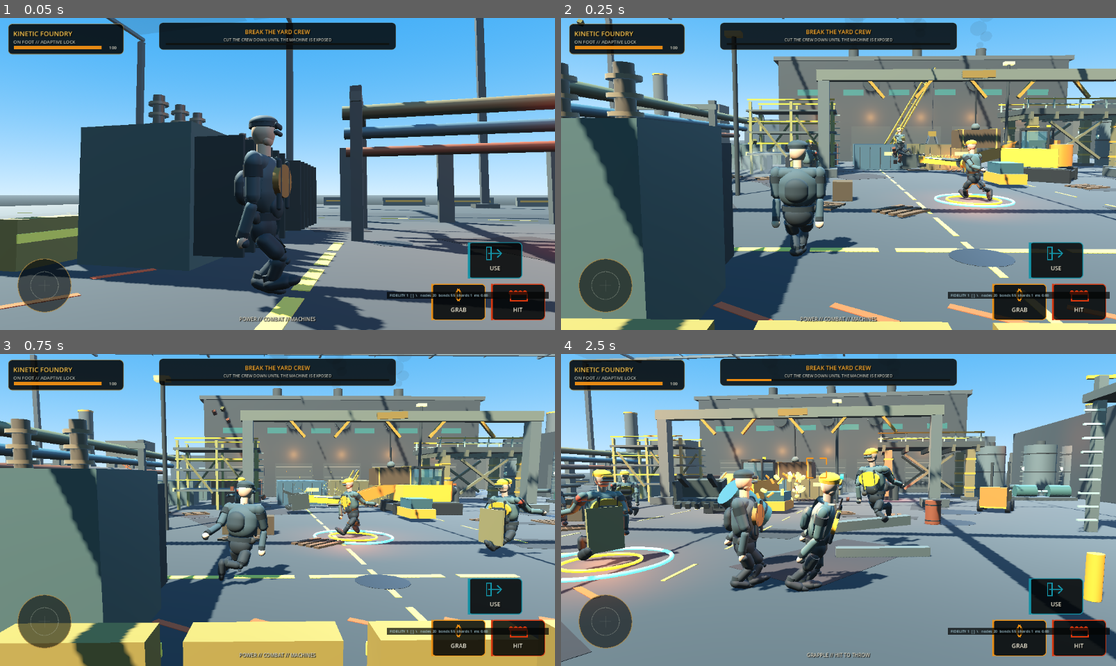
Above: before the commit, frames 1-4 (two rows, left to right).
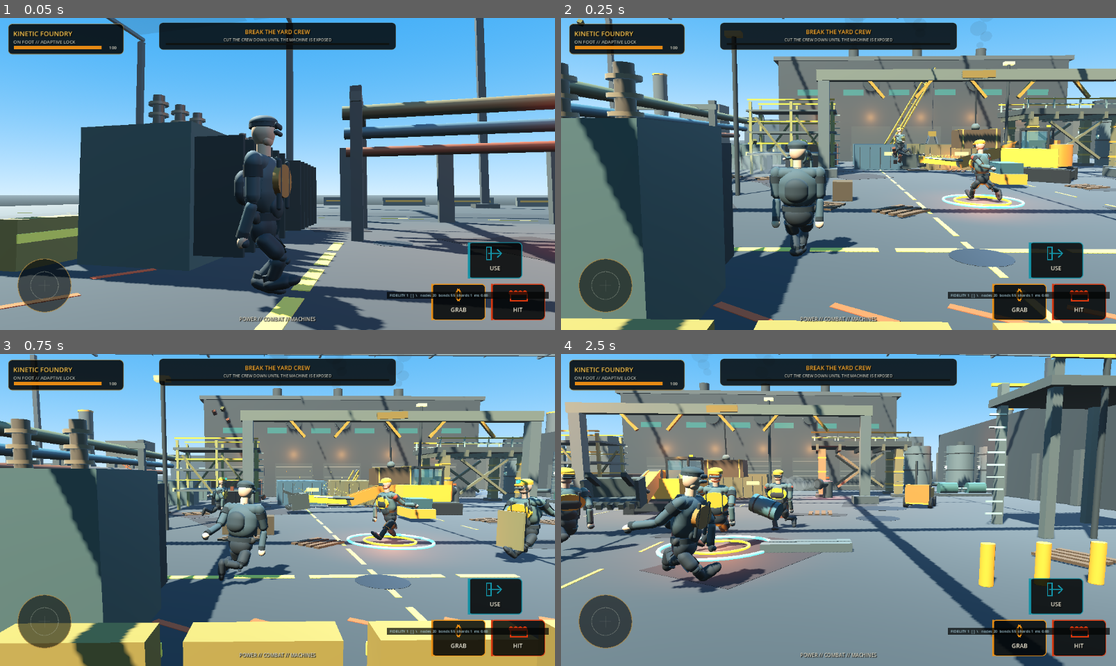
Above: after the commit, the same moments.

Repository: IssisX/kinetic-foundry-
Game: Godot game, scene res://Main.tscn
The game is run twice, just before and just after one commit, with the same random seed, the same clock (stepped at 60 frames per second) and the same inputs.
Inputs (mouse positions are in pixels of both pictures, inside the frame that each line leads up to):
- Up to frame 1 (0.05 s): no input
- Up to frame 2 (0.25 s): no input
- Up to frame 3 (0.75 s): move the mouse to (399, 494) at 0.52 s; hold D from 0.53 s (still down); hold E from 0.53 s (still down); click (399, 494) at 0.67 s
- Up to frame 4 (2.5 s): release D at 1.25 s; release E at 1.25 s; drag from (727, 525) to (810, 572) at 1.27 s; move the mouse to (894, 441) at 2.02 s; hold D from 2.03 s (still down); hold K from 2.03 s (still down)

Frame 1 is identical in both runs. In frame 2, 1.4% of the frame differs, in the area x 39-84%, y 37-62%; in frame 3, 4.8%; in frame 4, 51%, in the area x 0-100%, y 0-100%.

Commit message:
Give struck steel a real ring, and wire two built-but-dead states
Audit of the whole spec-pack run turned up two systems that were built
and then never connected to anything: shimmer_m has existed in the
shader since the material substrate work, read by the vertex shader
every frame, and nothing ever called set_shader_parameter on it - it was
permanently 0.0. SurfaceState.traction_scale() and
MaterialResponse.traction_at() existed with the same status: built,
correct, zero call sites in player.gd or enemy.gd.

ModalResonator closes the first one properly instead of just feeding a
number into the dead uniform. A struck body now has 2-3 damped
oscillator modes (the closed-form integrator elite-solvers spec 11.4
already specifies), excited by the acoustic energy share every impact
already computes and decaying on its own - a plate rings after the
bucket lands, it does not just flash and go static. It hangs off
MaterialResponse, the single existing seam every impact/fracture call
already passes through, so no call site needed to change to benefit:
register once, every future consumer (audio, camera) reads the same
state later without re-deriving it. Shimmer amplitude comes out of the
same E -> velocity relation used everywhere else this session
(EnergyPartition), not a tuned constant, so it is already in the
right units - millimeters for a real hit, low-single-digit peaking
near the clamp only for a full collapse.

Traction is now a real cost: an oiled or wet patch measurably slows the
player and enemies who stand on it, read from the same SurfaceState
channel a hydraulic leak already fills. It was sitting there as pure
dead code with a correct implementation and no consumer.

Co-Authored-By: Claude Sonnet 5 <noreply@anthropic.com>
Claude-Session: https://claude.ai/code/session_01NmC9pgUd5zju3EFsb3vJTB

Diff:
--- a/scripts/deformation_skin.gd
+++ b/scripts/deformation_skin.gd
@@ -17,6 +17,10 @@
 var base_color := Color(0.28, 0.29, 0.27)
 var material_id := FoundryMaterial.STRUCTURAL_STEEL
 var surface_state: SurfaceState
+## The body whose resonance drives shimmer. Not necessarily the same object
+## the surface_state is bound to (it usually is), kept separate so a skin
+## can shimmer with a body's ring without also inheriting its paint.
+var resonance_source: Object
 var _surface: MeshInstance3D
 var _cracks: MeshInstance3D
 var _surface_material: ShaderMaterial
@@ -84,16 +88,36 @@
     _push_surface_uniforms()
 
 
+## Defaults to the surface_state's own body the first time it is bound, so
+## callers that only ever had one body to give (the common case) do not
+## need a second call.
+func bind_resonance_source(body: Object) -> void:
+    resonance_source = body
+
+
 func refresh(force: bool = false) -> void:
     if network == null or _surface == null:
         return
     _push_surface_uniforms()
+    _push_resonance_uniform()
     var revision: int = network.get_revision()
     if not force and revision == _seen_revision:
         return
     _seen_revision = revision
     _rebuild_surface()
     _rebuild_cracks()
+
+
+## Unconditional every call: a ringing plate's amplitude changes every
+## frame with no new damage/exposure event, so it cannot wait on the
+## surface_state revision guard the way paint/oxidation can.
+func _push_resonance_uniform() -> void:
+    if resonance_source == null or _surface_material == null:
+        return
+    _surface_material.set_shader_parameter(
+        "shimmer_m",
+        MaterialResponse.resonance_shimmer(resonance_source)
+    )
 
 
 func _push_surface_uniforms() -> void:
--- a/scripts/enemy.gd
+++ b/scripts/enemy.gd
@@ -227,6 +227,20 @@
     target = node
 
 
+## Same coupling as the player: an oiled or wet patch costs grip, not just
+## the body standing directly on the leak.
+func _ground_traction() -> float:
+    if not is_on_floor():
+        return 1.0
+    var collision := get_last_slide_collision()
+    if collision == null:
+        return 1.0
+    var collider := collision.get_collider()
+    if collider == null:
+        return 1.0
+    return MaterialResponse.traction_at(collider)
+
+
 func take_hit(force: Vector3, damage: float) -> void:
     if dead:
         return
@@ -435,8 +449,9 @@
         var move_dir := (
             dir + tangent * flank_weight + separation * 0.85
         ).normalized()
-        velocity.x = move_toward(velocity.x, move_dir.x * speed, 18.0 * delta)
-        velocity.z = move_toward(velocity.z, move_dir.z * speed, 18.0 * delta)
+        var ground_speed := speed * _ground_traction()
+        velocity.x = move_toward(velocity.x, move_dir.x * ground_speed, 18.0 * delta)
+        velocity.z = move_toward(velocity.z, move_dir.z * ground_speed, 18.0 * delta)
         rotation.y = rotate_toward(
             rotation.y,
             atan2(-dir.x, -dir.z),
--- a/scripts/material_response.gd
+++ b/scripts/material_response.gd
@@ -10,6 +10,7 @@
 
 const ImpactFxScript = preload("res://scripts/impact_fx.gd")
 const MaterialFxScript = preload("res://scripts/material_fx.gd")
+const ModalResonatorScript = preload("res://scripts/modal_resonator.gd")
 
 const EVENT_IMPACT := "impact"
 const EVENT_SCRAPE := "scrape"
@@ -28,6 +29,7 @@
 
 var _surfaces: Dictionary = {}
 var _scrape_bank: Dictionary = {}
+var _resonators: Dictionary = {}
 var _decay_clock := 0.0
 var _live_fx := 0
 var _events_this_second := 0
@@ -45,6 +47,8 @@
         _event_rate = float(_events_this_second) / _event_clock
         _events_this_second = 0
         _event_clock = 0.0
+
+    _step_resonators(delta)
 
     _decay_clock += delta
     if _decay_clock < DECAY_INTERVAL:
@@ -134,6 +138,7 @@
         area,
         float(options.get("fracture", 0.0))
     )
+    _excite(target, mass, float(terms.acoustic))
     _spawn_effects(target, world_point, direction, state, consequence, pairing)
     _emit(
         str(options.get("type", EVENT_IMPACT)),
@@ -397,6 +402,76 @@
     for key in dead:
         _surfaces.erase(key)
         _scrape_bank.erase(key)
+        _resonators.erase(key)
+
+
+## Lazily created only for bodies something has actually excited, keyed off
+## the same catalog identity as everything else - a hardened tool rings
+## differently than concrete because it is registered as different steel,
+## not because it has a second, private frequency table.
+func _resonator_for(target: Object) -> ModalResonator:
+    if target == null:
+        return null
+    var key := target.get_instance_id()
+    var existing: ModalResonator = _resonators.get(key)
+    if existing != null:
+        return existing
+    var data := FoundryMaterial.of(material_of(target))
+    var base_hz := float(data.get("ring_hz", 285.0))
+    var created := ModalResonatorScript.new()
+    created.configure(
+        [base_hz * 0.55, base_hz * 0.87, base_hz * 1.4],
+        [0.045, 0.05, 0.065]
+    )
+    _resonators[key] = created
+    return created
+
+
+## Public seam for transmitted vibration that should ring a body without
+## touching its surface history - a support hit shaking the deck it holds
+## up, not a direct contact on the deck's own face.
+func excite_resonance(target: Object, mass: float, energy: float) -> void:
+    _excite(target, mass, float(EnergyPartition.split(energy).acoustic))
+
+
+func _excite(target: Object, mass: float, acoustic_energy: float) -> void:
+    if target == null or acoustic_energy <= 0.0:
+        return
+    # Same E -> velocity relation used everywhere else in this game
+    # (EnergyPartition.kinetic_impulse), applied to a small effective modal
+    # mass rather than the whole body: only a fraction of a plate actually
+    # participates in any one vibration mode.
+    var modal_mass := maxf(mass * 0.02, 0.5)
+    var kick := sqrt(2.0 * acoustic_energy / modal_mass)
+    _resonator_for(target).excite(kick)
+
+
+func _step_resonators(delta: float) -> void:
+    for key in _resonators:
+        (_resonators[key] as ModalResonator).step(delta)
+
+
+## A component that fractures does not hand its shards the parent's ring.
+func kill_resonance(target: Object) -> void:
+    if target == null:
+        return
+    var res: ModalResonator = _resonators.get(target.get_instance_id())
+    if res != null:
+        res.kill()
+
+
+## Meters of normal-offset shimmer. The velocity-kick derivation in
+## _excite already yields a physically-scaled displacement in meters (a
+## moderate hit rings low-single-digit millimeters, a full collapse peaks
+## close to the clamp) - this only guards the shader uniform against an
+## unbounded value, it does not re-scale the physics.
+func resonance_shimmer(target: Object) -> float:
+    if target == null:
+        return 0.0
+    var res: ModalResonator = _resonators.get(target.get_instance_id())
+    if res == null:
+        return 0.0
+    return clampf(res.amplitude(), -0.012, 0.012)
 
 
 func _consequence(
--- /dev/null
+++ b/scripts/modal_resonator.gd
@@ -0,0 +1,88 @@
+class_name ModalResonator
+extends RefCounted
+
+## A struck body rings and decays instead of the impact being a single
+## instantaneous flash. Two to three vibration modes, integrated with the
+## closed-form damped oscillator (elite-solvers spec §11.4) rather than an
+## exponential "s *= 0.98" fade. One state, read by shader shimmer and (in
+## future) continuous audio - not two independently-authored effects.
+
+var _omega: Array[float] = []
+var _zeta: Array[float] = []
+var _coupling: Array[float] = []
+var _s: Array[float] = []
+var _v: Array[float] = []
+var _asleep_frames := 0
+
+const SLEEP_AMPLITUDE := 0.00003
+const SLEEP_FRAMES_REQUIRED := 20
+
+
+func configure(frequencies_hz: Array, damping_ratios: Array) -> void:
+    _omega.clear()
+    _zeta.clear()
+    _coupling.clear()
+    _s.clear()
+    _v.clear()
+    for i in frequencies_hz.size():
+        _omega.append(TAU * float(frequencies_hz[i]))
+        _zeta.append(
+            float(damping_ratios[i]) if i < damping_ratios.size() else 0.045
+        )
+        # Higher modes couple more weakly to a single point excitation.
+        _coupling.append(1.0 / float(i + 1))
+        _s.append(0.0)
+        _v.append(0.0)
+
+
+## A velocity kick, not a position kick: this is the same E -> impulse
+## relation used everywhere else in this game (EnergyPartition), so a hard
+## hit rings harder than a soft one for a physically consistent reason.
+func excite(velocity_kick: float) -> void:
+    for i in _v.size():
+        _v[i] += velocity_kick * _coupling[i]
+    _asleep_frames = 0
+
+
+func step(dt: float) -> void:
+    if is_asleep() or dt <= 0.0:
+        return
+    for i in _s.size():
+        var wn: float = _omega[i]
+        if wn <= 0.0:
+            continue
+        var z: float = _zeta[i]
+        var wd := wn * sqrt(maxf(1.0 - z * z, 1e-6))
+        var x: float = _s[i]
+        var v: float = _v[i]
+        var e := exp(-z * wn * dt)
+        var c := cos(wd * dt)
+        var sn := sin(wd * dt)
+        var x2 := e * (x * c + ((v + z * wn * x) / wd) * sn)
+        var v2 := -z * wn * x2 + e * (-x * wd * sn + (v + z * wn * x) * c)
+        _s[i] = x2
+        _v[i] = v2
+    if absf(amplitude()) < SLEEP_AMPLITUDE:
+        _asleep_frames += 1
+    else:
+        _asleep_frames = 0
+
+
+func is_asleep() -> bool:
+    return _asleep_frames > SLEEP_FRAMES_REQUIRED
+
+
+func amplitude() -> float:
+    var total := 0.0
+    for value in _s:
+        total += value
+    return total
+
+
+## When a component actually fractures, its shards do not inherit the
+## parent's ring (elite spec §8: "when the deck fragments, kill the modes").
+func kill() -> void:
+    for i in _s.size():
+        _s[i] = 0.0
+        _v[i] = 0.0
+    _asleep_frames = SLEEP_FRAMES_REQUIRED + 1
--- a/scripts/player.gd
+++ b/scripts/player.gd
@@ -72,6 +72,21 @@
     var hazard_scale: float = 1.0 - clampf(hazard_reduction, 0.0, 0.8)
     receive_enemy_hit(damage * hazard_scale)
     velocity += impulse * (0.55 + hazard_scale * 0.45)
+
+## Oil or water underfoot is a real coupling nobody was reading: the
+## material substrate already tracked it (SurfaceState.traction_scale),
+## it just had no consumer.
+func _ground_traction() -> float:
+    if not is_on_floor():
+        return 1.0
+    var collision := get_last_slide_collision()
+    if collision == null:
+        return 1.0
+    var collider := collision.get_collider()
+    if collider == null:
+        return 1.0
+    return MaterialResponse.traction_at(collider)
+
 
 func begin_machine_climb(machine) -> bool:
     if machine == null or not is_instance_valid(machine):
@@ -172,6 +187,7 @@
         target_speed = sprint_speed
     if attack_anim > 0.0:
         target_speed *= 0.42
+    target_speed *= _ground_traction()
 
     if traversal_lock <= 0.0:
         if desired.length_squared() > 0.001:
--- a/scripts/structure.gd
+++ b/scripts/structure.gd
@@ -105,6 +105,7 @@
         Vector3(0.0, 0.245, 0.0),
         FoundryMaterial.STRUCTURAL_STEEL
     )
+    deck_skin.bind_resonance_source(deck)
     deck_skin.bind_surface_state(
         MaterialResponse.register(
             deck,
@@ -220,6 +221,7 @@
             impact_energy
         )
         deck_network.step(1.0 / 60.0)
+        MaterialResponse.excite_resonance(deck, DECK_MASS, impact_energy)
         if deck_skin != null:
             deck_skin.refresh()
     var support: StaticBody3D = supports[index]
